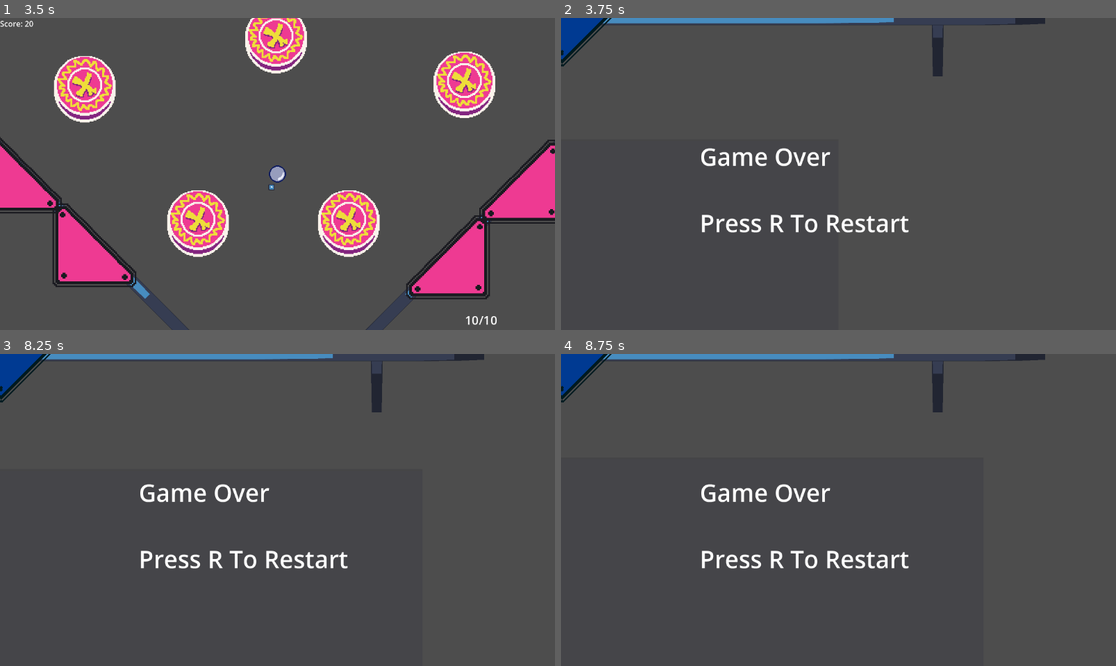
Above: before the commit, frames 1-4 (two rows, left to right).
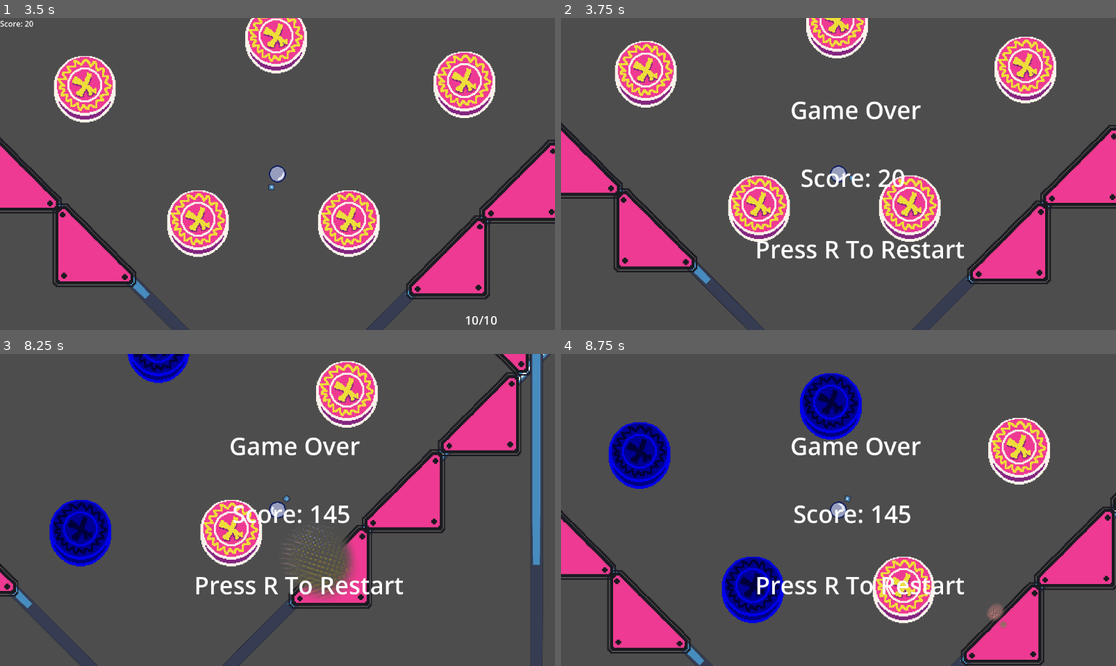
Above: after the commit, the same moments.

Repository: HjalteTagmose/Winball
Game: Godot game, scene res://scenes/main.tscn
Same seed, same stepped clock (60 frames per second), same inputs: the game is played once before the commit and once after it. The engine's default icon, where the game draws it, is replaced by a stand-in: a white triangle on a blue panel in a dark square.
Inputs (mouse positions are in pixels of both pictures, inside the frame that each line leads up to):
- Up to frame 1 (3.5 s): tap Enter (ui_accept) at 0.5, 0.77, 1.52, 3.02 s; move the mouse to (510, 320) at 0.52 s; tap S (aim_down) at 0.6 s; move the mouse to (49, 27) at 1.27 s; tap A (aim_left) at 1.35 s; move the mouse to (333, 105) at 2.02 s; tap D (aim_right) at 2.1 s; move the mouse to (249, 236) at 2.77 s; tap W (aim_up) at 2.85 s
- Up to frame 2 (3.75 s): move the mouse to (1005, 220) at 3.52 s; tap P (force_gameover) at 3.6 s
- Up to frame 3 (8.25 s): tap Enter (ui_accept) at 3.77, 4.52, 6.02, 6.77, 7.52 s; tap R (restart_game) at 4.15 s; move the mouse to (111, 463) at 4.27 s; tap Space (launch) at 4.35 s; move the mouse to (305, 510) at 5.02 s; tap S (aim_down) at 5.1 s; move the mouse to (194, 432) at 5.77 s; tap A (aim_left) at 5.85 s; move the mouse to (399, 494) at 6.52 s; tap D (aim_right) at 6.6 s; move the mouse to (166, 525) at 7.27 s; tap W (aim_up) at 7.35 s; move the mouse to (333, 441) at 8.02 s; tap P (force_gameover) at 8.1 s
- Up to frame 4 (8.75 s): no input

Frame 1 is identical in both runs. In frame 2, 22% of the frame differs, in the area x 0-100%, y 0-100%; in frame 3, 20%; in frame 4, 23%.

Commit message:
Better gameover screen

Diff:
--- /dev/null
+++ b/prefabs/Room props/bumper_circle_ammo.tscn
@@ -0,0 +1,35 @@
+[gd_scene load_steps=6 format=3 uid="uid://dk2qeftto1xbn"]
+
+[ext_resource type="PhysicsMaterial" uid="uid://h2b3l4uf0q5p" path="res://Material/Physic/BasicBumper.tres" id="1_lmwaj"]
+[ext_resource type="Script" uid="uid://hs0iqsrumsxw" path="res://scripts/Map props/ammoBumper.gd" id="2_ochcu"]
+[ext_resource type="PackedScene" uid="uid://d2nlkgcw21uwb" path="res://art/Particles/test_particles.tscn" id="3_3j6bh"]
+[ext_resource type="Texture2D" uid="uid://bosj7a08s10rx" path="res://sprites/bumpers/round_bumper.png" id="4_66t0e"]
+
+[sub_resource type="CircleShape2D" id="CircleShape2D_nb1wl"]
+radius = 33.0606
+
+[node name="AmmoBumper" type="StaticBody2D" node_paths=PackedStringArray("extraVisual", "AudioPlayer")]
+scale = Vector2(2, 2)
+collision_layer = 4
+collision_mask = 2
+physics_material_override = ExtResource("1_lmwaj")
+script = ExtResource("2_ochcu")
+extraVisual = NodePath("Sprite2D/Sprite2D")
+Power = 40.0
+Score = 30
+AudioPlayer = NodePath("AudioPlayer")
+ParticleOnHit = ExtResource("3_3j6bh")
+BiasPower = 0.0
+metadata/_custom_type_script = "uid://hs0iqsrumsxw"
+
+[node name="Sprite2D" type="Sprite2D" parent="."]
+self_modulate = Color(0, 0, 1, 1)
+texture = ExtResource("4_66t0e")
+
+[node name="Sprite2D" type="Sprite2D" parent="Sprite2D"]
+texture = ExtResource("4_66t0e")
+
+[node name="CollisionShape2D" type="CollisionShape2D" parent="."]
+shape = SubResource("CircleShape2D_nb1wl")
+
+[node name="AudioPlayer" type="AudioStreamPlayer2D" parent="."]
--- /dev/null
+++ b/prefabs/Room props/bumper_whatever.tscn
@@ -0,0 +1,36 @@
+[gd_scene load_steps=6 format=3 uid="uid://mftivix8pthq"]
+
+[ext_resource type="PhysicsMaterial" uid="uid://h2b3l4uf0q5p" path="res://Material/Physic/BasicBumper.tres" id="1_7jn84"]
+[ext_resource type="Script" uid="uid://hs0iqsrumsxw" path="res://scripts/Map props/ammoBumper.gd" id="2_b8omt"]
+[ext_resource type="PackedScene" uid="uid://d2nlkgcw21uwb" path="res://art/Particles/test_particles.tscn" id="3_5dlli"]
+[ext_resource type="Texture2D" uid="uid://drg8puls0marl" path="res://art/ph_bumper_2.png" id="4_oegki"]
+
+[sub_resource type="CircleShape2D" id="CircleShape2D_nb1wl"]
+radius = 33.0606
+
+[node name="AmmoBumper" type="StaticBody2D" node_paths=PackedStringArray("extraVisual", "AudioPlayer")]
+scale = Vector2(2, 2)
+collision_layer = 4
+collision_mask = 2
+physics_material_override = ExtResource("1_7jn84")
+script = ExtResource("2_b8omt")
+extraVisual = NodePath("Sprite2D/Sprite2D")
+Power = 40.0
+Score = 30
+AudioPlayer = NodePath("AudioPlayer")
+ParticleOnHit = ExtResource("3_5dlli")
+BiasPower = 0.0
+metadata/_custom_type_script = "uid://hs0iqsrumsxw"
+
+[node name="Sprite2D" type="Sprite2D" parent="."]
+scale = Vector2(0.98297, 0.989635)
+texture = ExtResource("4_oegki")
+
+[node name="Sprite2D" type="Sprite2D" parent="Sprite2D"]
+scale = Vector2(0.348797, 0.326918)
+texture = ExtResource("4_oegki")
+
+[node name="CollisionShape2D" type="CollisionShape2D" parent="."]
+shape = SubResource("CircleShape2D_nb1wl")
+
+[node name="AudioPlayer" type="AudioStreamPlayer2D" parent="."]
--- a/prefabs/Singeltons/game_canvas.tscn
+++ b/prefabs/Singeltons/game_canvas.tscn
@@ -30,12 +30,34 @@
 [node name="GameOverCanvas" type="CanvasGroup" parent="."]
 visible = false
 
-[node name="RichTextLabel" type="RichTextLabel" parent="GameOverCanvas"]
-offset_left = 288.0
-offset_top = 253.0
-offset_right = 773.0
-offset_bottom = 467.0
+[node name="GameOver" type="RichTextLabel" parent="GameOverCanvas"]
+offset_left = 369.0
+offset_top = 84.0
+offset_right = 854.0
+offset_bottom = 298.0
 theme_override_font_sizes/normal_font_size = 50
-text = "Game Over
+text = "Game Over"
+horizontal_alignment = 1
+vertical_alignment = 1
 
-Press R To Restart"
+[node name="GameOverScore" type="RichTextLabel" parent="GameOverCanvas"]
+offset_left = 363.0
+offset_top = 248.0
+offset_right = 848.0
+offset_bottom = 415.0
+theme_override_font_sizes/normal_font_size = 50
+text = "Score"
+horizontal_alignment = 1
+vertical_alignment = 1
+script = ExtResource("3_ig5ml")
+metadata/_custom_type_script = "uid://d8ji1yq2j061"
+
+[node name="Press R to Restart" type="RichTextLabel" parent="GameOverCanvas"]
+offset_left = 378.0
+offset_top = 423.0
+offset_right = 863.0
+offset_bottom = 536.0
+theme_override_font_sizes/normal_font_size = 50
+text = "Press R To Restart"
+horizontal_alignment = 1
+vertical_alignment = 1
--- a/scripts/global.gd
+++ b/scripts/global.gd
@@ -1,7 +1,16 @@
 extends Node
 class_name _GlobalNode
 
-var score : int = 0
+var score : int :
+	get: return _score
+	set(value):
+		if(gameState != GameStateEnum.Gameplay):
+			push_warning("Trying to change score while not in gameplay state")
+			return
+		_score = value
+
+var _score : int = 0
+
 @export var maxAmmo : int = 10
 var currentAmmo : int = 10
 @export var gameplay_scene: PackedScene
@@ -33,10 +42,14 @@
 func start_game() -> void:
 	if(scene != null):
 		scene.queue_free()
+
 	gameState = GameStateEnum.Gameplay
 	scene = gameplay_scene.instantiate()
 	add_child(scene)
+
 	currentAmmo = maxAmmo
+	score = 0
+
 	game_started.emit()
 
 func trigger_game_over() -> void:
--- a/scripts/player/player.gd
+++ b/scripts/player/player.gd
@@ -28,18 +28,14 @@
 
 func _ready() -> void:
 	body_entered.connect(onBodyEntered)
-	Global.game_over.connect(onGameOver)
 
 func onBodyEntered(body: Node):
 	print("BUMP")
 	handleBumpParticle()
 
-func onGameOver() -> void:
-	queue_free()
-
 func handleLaunch() -> void:
 
-	if locked:
+	if locked or Global.gameState == Global.GameStateEnum.GameOver:
 		return
 
 	var timeNow = Time.get_unix_time_from_system()
--- a/scripts/ui/score_display.gd
+++ b/scripts/ui/score_display.gd
@@ -1,4 +1,4 @@
-extends RichTextLabel
+class_name ScoreDisplay extends RichTextLabel
 
 # Called every frame. 'delta' is the elapsed time since the previous frame.
 func _process(delta: float) -> void:
